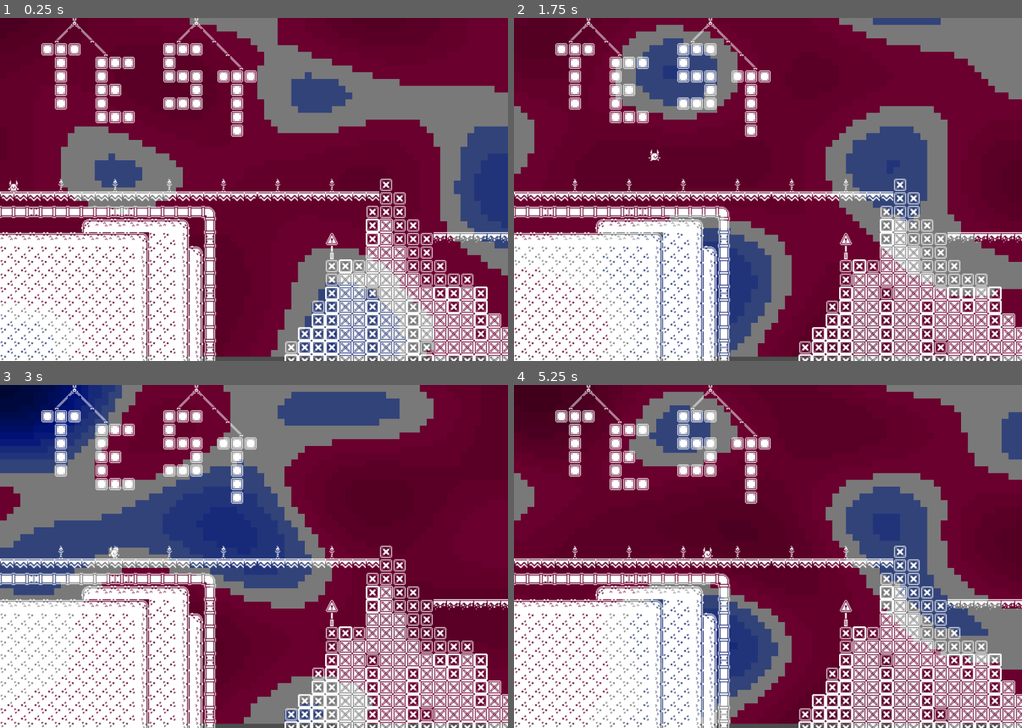
Above: before the commit, frames 1-4 (two rows, left to right).
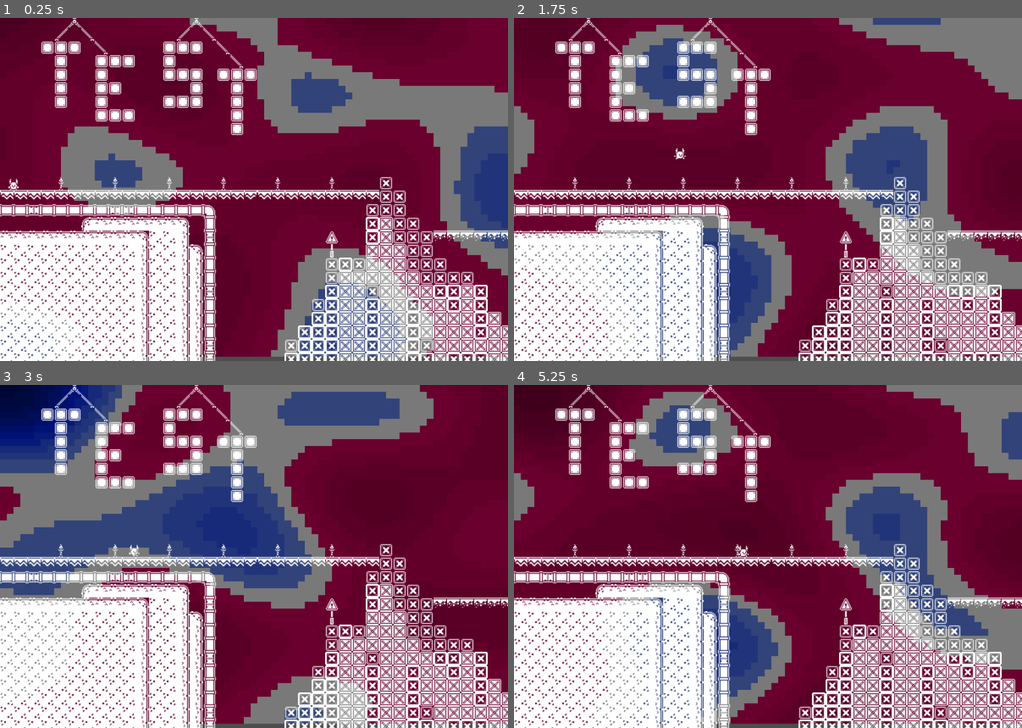
Above: after the commit, the same moments.

Repository: olenoble/PlasmaGodot4
Game: Godot game, scene res://Level.tscn
Two runs of this game, one before a commit and one after it. Both use one fixed random seed, a clock stepped at 60 frames per second and the inputs below.
Inputs:
- Up to frame 1 (0.25 s): no input
- Up to frame 2 (1.75 s): hold Space 0.53-1.28 s; hold Right (move_right) from 0.53 s (still down); tap X (jump) at 0.77, 1.52 s; tap Space at 1.35 s
- Up to frame 3 (3 s): release Right (move_right) at 2.03 s; hold Left (move_left) 2.03-2.78 s; hold Space 2.03-2.78 s; hold Right (move_right) from 2.78 s (still down); tap Space at 2.85 s
- Up to frame 4 (5.25 s): tap X (jump) at 3.02, 3.77, 4.52 s; hold Space 3.53-4.28 s; release Right (move_right) at 4.28 s; hold Left (move_left) 4.28-5.03 s; tap Space at 4.35 s; hold Right (move_right) from 5.03 s (still down); hold Space from 5.03 s (still down)

The runs differ from the first frame. In frame 1, 18% of the frame differs, in the area x 0-100%, y 0-100%; in frame 2, 18%; in frame 3, 18%; in frame 4, 18%.

Commit message:
added camera + cleaned up sprites

Diff:
--- a/Level.tscn
+++ b/Level.tscn
@@ -1,8 +1,9 @@
-[gd_scene load_steps=7 format=3 uid="uid://dalmuwvcus51t"]
+[gd_scene load_steps=8 format=3 uid="uid://dalmuwvcus51t"]
 
 [ext_resource type="Texture2D" uid="uid://bbpfsmq8t43pa" path="res://assets/onebit/monochrome_tilemap_transparent_packed.png" id="1_188ax"]
 [ext_resource type="PackedScene" uid="uid://cp13lxjjd5sea" path="res://scenes/player/player.tscn" id="2_mgumf"]
 [ext_resource type="PackedScene" uid="uid://pfjv01glv7j5" path="res://scenes/plasma/Plasma.tscn" id="3_pos2a"]
+[ext_resource type="Script" path="res://scripts/Camera2D.gd" id="4_iwfxt"]
 
 [sub_resource type="PhysicsMaterial" id="PhysicsMaterial_ru1tm"]
 
@@ -602,6 +603,7 @@
 11:9/0 = 0
 11:9/0/physics_layer_0/linear_velocity = Vector2(0, 0)
 11:9/0/physics_layer_0/angular_velocity = 0.0
+11:9/0/physics_layer_0/polygon_0/points = PackedVector2Array(-8, -8, 8, -8, 8, -4, -8, -4)
 12:9/0 = 0
 12:9/0/physics_layer_0/linear_velocity = Vector2(0, 0)
 12:9/0/physics_layer_0/angular_velocity = 0.0
@@ -1235,7 +1237,9 @@
 
 [node name="Level" type="Node2D"]
 
-[node name="PlasmaWorld" parent="." instance=ExtResource("3_pos2a")]
+[node name="ParallaxBackground" type="ParallaxBackground" parent="."]
+
+[node name="PlasmaWorld" parent="ParallaxBackground" instance=ExtResource("3_pos2a")]
 modulate = Color(0.47451, 0.47451, 0.47451, 1)
 
 [node name="Playground" type="TileMap" parent="."]
@@ -1247,3 +1251,14 @@
 
 [node name="Player" parent="." instance=ExtResource("2_mgumf")]
 position = Vector2(32, 392)
+move_speed = 300
+
+[node name="Camera2D" type="Camera2D" parent="."]
+position = Vector2(600, 400)
+offset = Vector2(0, 4)
+limit_left = 0
+limit_top = 0
+position_smoothing_enabled = true
+drag_horizontal_enabled = true
+drag_vertical_enabled = true
+script = ExtResource("4_iwfxt")
--- a/scenes/plasma/plasma.gd
+++ b/scenes/plasma/plasma.gd
@@ -28,27 +28,27 @@
 
 	# godot 4 has changed a lot of things...
 	num_tiles = tileset.get_source(0).get_tiles_count()
-	print("Using " + str(num_tiles) + " tiles")
+	#print("Using " + str(num_tiles) + " tiles")
 
 	# why is this so convoluted to work out the shape of the atlas
 	atlas_col_num = tileset.get_source(0).get_tile_id(num_tiles-1).x + 1
 
 	cell_size = tileset.get_tile_size()[0]
-	print("Tile Size = " + str(cell_size))
+	#print("Tile Size = " + str(cell_size))
 
 	var window_size = get_window().get_size()
 	needed_tiles = [floor(window_size[0] / cell_size), floor(window_size[1] / cell_size)]
-	print("Number of required tiles = " + str(needed_tiles))
+	#print("Number of required tiles = " + str(needed_tiles))
 
 	# first generate waves parameters
 	all_parameters.clear()
 	all_parameters.resize(number_wave)
 	_generate_all_parameters()
-	print("Done generating")
+	#print("Done generating")
 
 
 func _generate_all_parameters():
-	print("Regenerating All")
+	#print("Regenerating All")
 	# generate all waves parameters
 	all_parameters.clear()
 	for _i in range(number_wave):
@@ -60,7 +60,7 @@
 	var x = range(number_wave)
 	x.shuffle()
 	var param_ref = x[0]
-	print("Regenerating wave number " + str(param_ref))
+	#print("Regenerating wave number " + str(param_ref))
 	all_parameters[param_ref] = _generate_wave_parameters()
 	_generate_all_precalculated_vector()
 
--- a/scenes/player/player.gd
+++ b/scenes/player/player.gd
@@ -27,13 +27,13 @@
 		jump_count = 0
 
 	# check user input and adjust horizontal velocity
-	var moving = false
+	#var moving = false
 	if Input.is_action_pressed("move_right"):
 		velocity.x += move_speed
-		moving = true
+		#moving = true
 	if Input.is_action_pressed("move_left"):
 		velocity.x -= move_speed
-		moving = true
+		#moving = true
 
 	# are we jumping ? or jumping again ?
 	if Input.is_action_just_pressed("jump") and (jump_count < max_jump_count):
--- a/scenes/player/player.tscn
+++ b/scenes/player/player.tscn
@@ -1,57 +1,58 @@
-[gd_scene load_steps=13 format=3 uid="uid://cp13lxjjd5sea"]
+[gd_scene load_steps=14 format=3 uid="uid://cp13lxjjd5sea"]
 
 [ext_resource type="Texture2D" uid="uid://bbpfsmq8t43pa" path="res://assets/onebit/monochrome_tilemap_transparent_packed.png" id="1_2na8c"]
 [ext_resource type="Script" path="res://scenes/player/player.gd" id="1_bfm4q"]
+[ext_resource type="Texture2D" uid="uid://clqqqsa0tlbnx" path="res://assets/onebit/monochrome_tilemap_transparent.png" id="2_huhhl"]
 
 [sub_resource type="RectangleShape2D" id="RectangleShape2D_tjm2c"]
 size = Vector2(32, 24)
 
-[sub_resource type="AtlasTexture" id="AtlasTexture_4b11i"]
-atlas = ExtResource("1_2na8c")
-region = Rect2(0, 192, 16, 16)
+[sub_resource type="AtlasTexture" id="AtlasTexture_ubigw"]
+atlas = ExtResource("2_huhhl")
+region = Rect2(0, 204, 16, 16)
 
-[sub_resource type="AtlasTexture" id="AtlasTexture_7f4bn"]
-atlas = ExtResource("1_2na8c")
-region = Rect2(0, 208, 16, 16)
+[sub_resource type="AtlasTexture" id="AtlasTexture_i6wjk"]
+atlas = ExtResource("2_huhhl")
+region = Rect2(0, 221, 16, 16)
 
-[sub_resource type="AtlasTexture" id="AtlasTexture_1py2t"]
-atlas = ExtResource("1_2na8c")
-region = Rect2(0, 224, 16, 16)
+[sub_resource type="AtlasTexture" id="AtlasTexture_i7mul"]
+atlas = ExtResource("2_huhhl")
+region = Rect2(0, 238, 16, 16)
 
-[sub_resource type="AtlasTexture" id="AtlasTexture_nqsn7"]
-atlas = ExtResource("1_2na8c")
-region = Rect2(0, 240, 16, 16)
+[sub_resource type="AtlasTexture" id="AtlasTexture_76uhy"]
+atlas = ExtResource("2_huhhl")
+region = Rect2(0, 255, 16, 16)
 
 [sub_resource type="AtlasTexture" id="AtlasTexture_syk7l"]
 atlas = ExtResource("1_2na8c")
 region = Rect2(64, 208, 16, 16)
 
-[sub_resource type="AtlasTexture" id="AtlasTexture_lerdr"]
-atlas = ExtResource("1_2na8c")
-region = Rect2(16, 208, 16, 16)
+[sub_resource type="AtlasTexture" id="AtlasTexture_p6cba"]
+atlas = ExtResource("2_huhhl")
+region = Rect2(17, 221, 16, 16)
 
-[sub_resource type="AtlasTexture" id="AtlasTexture_c0658"]
-atlas = ExtResource("1_2na8c")
-region = Rect2(32, 208, 16, 16)
+[sub_resource type="AtlasTexture" id="AtlasTexture_1fsss"]
+atlas = ExtResource("2_huhhl")
+region = Rect2(34, 221, 16, 16)
 
-[sub_resource type="AtlasTexture" id="AtlasTexture_uc88i"]
-atlas = ExtResource("1_2na8c")
-region = Rect2(48, 208, 16, 16)
+[sub_resource type="AtlasTexture" id="AtlasTexture_tott5"]
+atlas = ExtResource("2_huhhl")
+region = Rect2(51, 221, 16, 16)
 
 [sub_resource type="SpriteFrames" id="SpriteFrames_hylrh"]
 animations = [{
 "frames": [{
 "duration": 1.0,
-"texture": SubResource("AtlasTexture_4b11i")
+"texture": SubResource("AtlasTexture_ubigw")
 }, {
 "duration": 1.0,
-"texture": SubResource("AtlasTexture_7f4bn")
+"texture": SubResource("AtlasTexture_i6wjk")
 }, {
 "duration": 1.0,
-"texture": SubResource("AtlasTexture_1py2t")
+"texture": SubResource("AtlasTexture_i7mul")
 }, {
 "duration": 1.0,
-"texture": SubResource("AtlasTexture_nqsn7")
+"texture": SubResource("AtlasTexture_76uhy")
 }],
 "loop": true,
 "name": &"idle",
@@ -67,13 +68,13 @@
 }, {
 "frames": [{
 "duration": 1.0,
-"texture": SubResource("AtlasTexture_lerdr")
+"texture": SubResource("AtlasTexture_p6cba")
 }, {
 "duration": 1.0,
-"texture": SubResource("AtlasTexture_c0658")
+"texture": SubResource("AtlasTexture_1fsss")
 }, {
 "duration": 1.0,
-"texture": SubResource("AtlasTexture_uc88i")
+"texture": SubResource("AtlasTexture_tott5")
 }],
 "loop": true,
 "name": &"running",
@@ -91,3 +92,4 @@
 scale = Vector2(2, 2)
 sprite_frames = SubResource("SpriteFrames_hylrh")
 animation = &"running"
+frame = 2
--- /dev/null
+++ b/scripts/Camera2D.gd
@@ -0,0 +1,11 @@
+extends Camera2D
+
+var player
+
+# Called when the node enters the scene tree for the first time.
+func _ready():
+	player = get_parent().get_node('Player')
+
+
+func _process(_delta):
+	position = player.position
